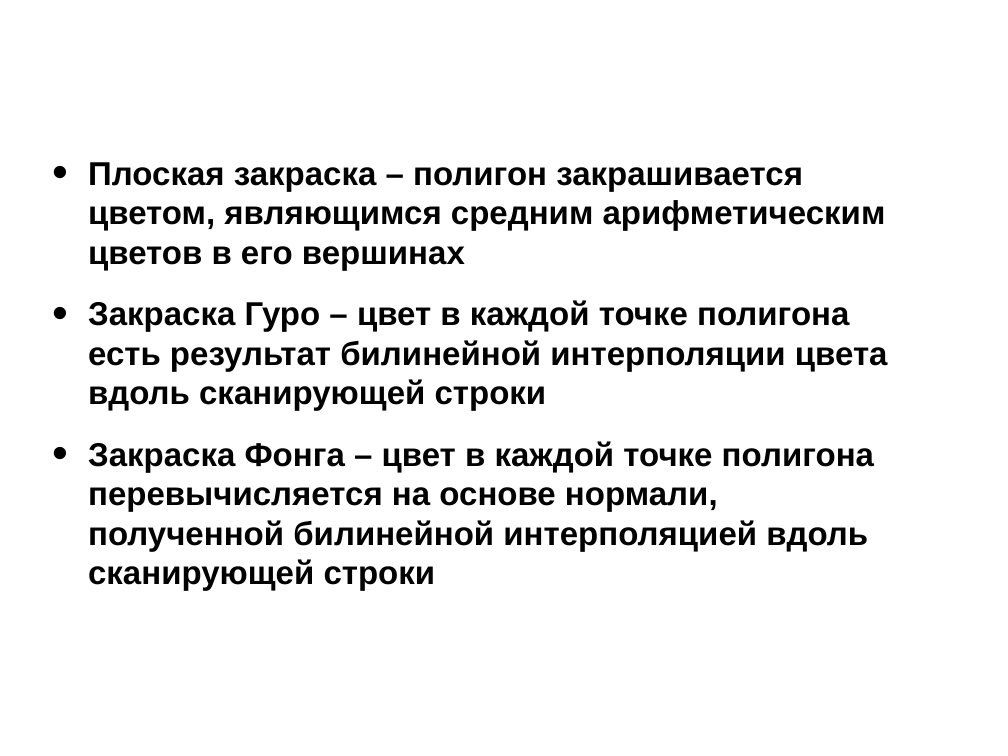
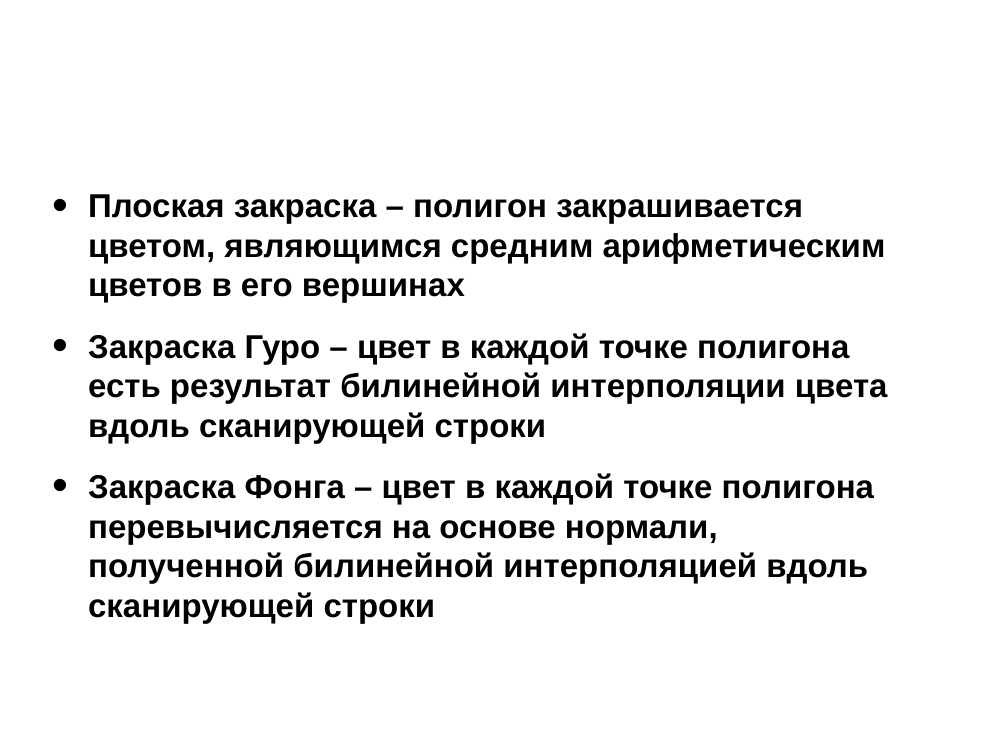
Before and after one commit to icosaeder/cg-lect, a slide deck: slide 7 of Лекции/Лекция 4/Лекция 4.odp. Drawn at 1008x756 pixels with LibreOffice and Linux fonts; fonts in the diff are those of the drawing; background and template pictures are left out. Boxes give left, top, right and bottom in pixels: in the first picture for what was removed or moved away, otherwise in the second. Text is boxed around its words. In the diff, an @@ line names an element or a change of style, - is before the commit and + after.

```diff
--- a/Лекции/Лекция 4/Лекция 4.odp
+++ b/Лекции/Лекция 4/Лекция 4.odp
@@ text "Плоская закраска – полигон закрашивается ...": place and size @@
-text "Плоская закраска – полигон закрашивается ..." at [88, 162, 888, 591]
+text "Плоская закраска – полигон закрашивается ..." at [88, 194, 888, 623]
```
Also in this commit, not shown: 4 other slides changed, 1 slide added, 1 slide removed, 45 other files.
